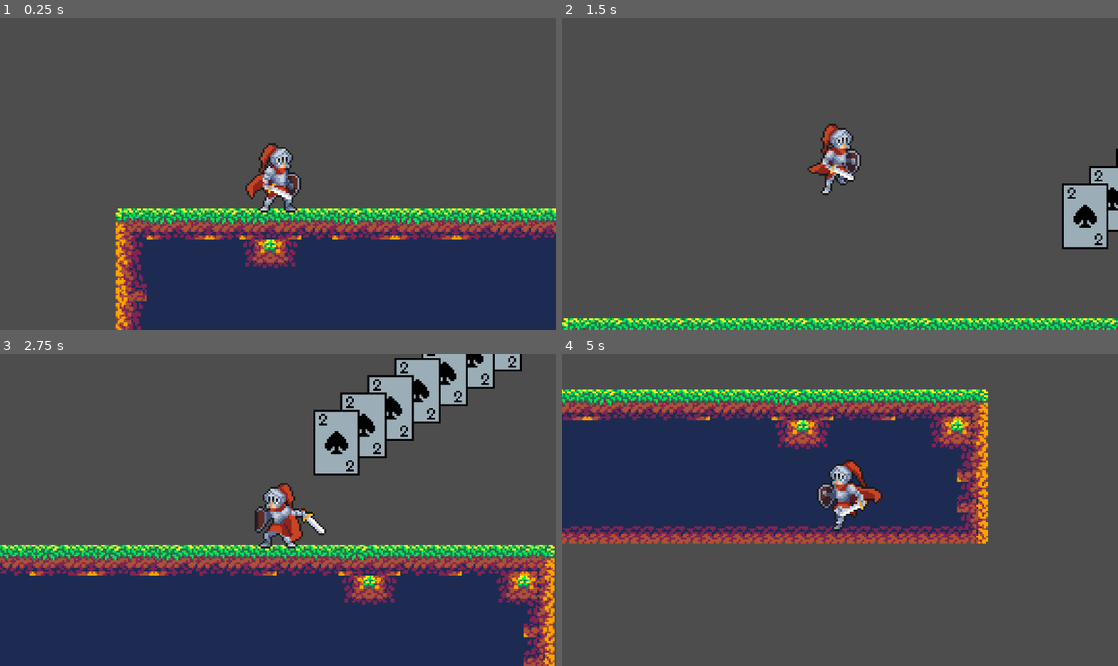
Above: before the commit, frames 1-4 (two rows, left to right).
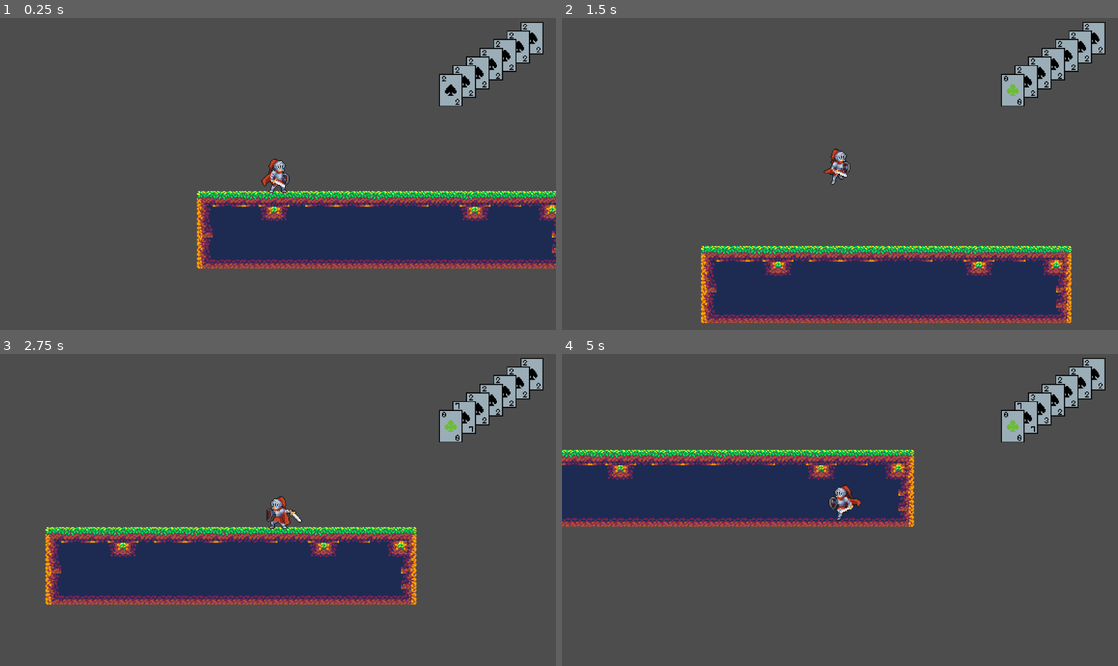
Above: after the commit, the same moments.

Repository: kli007/Bluff-All-In
Game: Godot game, scene res://main.tscn
The game is run twice, just before and just after one commit, with the same random seed, the same clock (stepped at 60 frames per second) and the same inputs.
Inputs:
- Up to frame 1 (0.25 s): no input
- Up to frame 2 (1.5 s): hold D (Move_Right) from 0.53 s (still down); tap , (Attack) at 0.6, 1.35 s; tap Space (Move_Jump) at 0.77 s
- Up to frame 3 (2.75 s): tap Space (Move_Jump) at 1.52 s; release D (Move_Right) at 2.03 s; hold A (Move_Left) from 2.03 s (still down); tap , (Attack) at 2.1 s
- Up to frame 4 (5 s): release A (Move_Left) at 2.78 s; hold D (Move_Right) 2.78-4.28 s; tap , (Attack) at 2.85, 3.6, 4.35 s; tap Space (Move_Jump) at 3.02, 3.77, 4.52 s; hold A (Move_Left) from 4.28 s (still down)

The runs differ from the first frame. In frame 1, 33% of the frame differs, in the area x 20-100%, y 1-100%; in frame 2, 24%; in frame 3, 47%, in the area x 0-100%, y 0-100%; in frame 4, 30%.

Commit message:
updating pend card sprites
the sprites in pending cards section can now change to reflect their proper rank and suits

Diff:
--- /dev/null
+++ b/Cards/cardData.gd
@@ -0,0 +1,22 @@
+extends Node
+
+const suits = [
+	'Spades',
+	'Diamonds',
+	'Hearts',
+	'Clubs']
+
+const ranks = [
+	'2',
+	'3',
+	'4',
+	'5',
+	'6',
+	'7',
+	'8',
+	'9',
+	'10',
+	'J',
+	'Q',
+	'K',
+	'A']
--- a/Cards/card_manager.gd
+++ b/Cards/card_manager.gd
@@ -6,11 +6,8 @@
 
 # Called when the node enters the scene tree for the first time.
 func _ready() -> void:
-	var suits = ['Spade', 'Diamond', 'Club', 'Heart']
-	var ranks = ['2', '3', '4', '5', '6', '7', '8', '9', '10', 'J', 'Q', 'K', 'A']
-
-	for suit in suits:
-		for rank in ranks:
+	for suit in CardData.suits:
+		for rank in CardData.ranks:
 			var newName = suit + rank
 			cardList[newName] = card.new()
 			cardList[newName].setData(suit, rank)
--- a/Cards/pend_cards.gd
+++ b/Cards/pend_cards.gd
@@ -1,14 +1,19 @@
 extends Node2D
 var pendDict = {'Card1': null,'Card2': null, 'Card3': null,
 	'Card4': null, 'Card5': null, 'Card6': null, 'Card7': null}
+
+@onready var nodeArray = {'Card1': $Card1,'Card2': $Card2, 'Card3': $Card3,
+	'Card4': $Card4, 'Card5': $Card5, 'Card6': $Card6, 'Card7': $Card7}
+
+
 
 func setCards(newCard):
 	for card in pendDict:
 		if pendDict[card] == null:
 			pendDict[card] = newCard
-			print(pendDict[card].suit)
-			print(pendDict[card].rank)
+			changeCardSprite(nodeArray[card], pendDict[card])
 			break
+
 
 
 func moveUpCards() -> void:
@@ -19,5 +24,9 @@
 	for card in pendDict:
 		if pendDict[card] == null:
 			hasSpace = true
+	return hasSpace
 
-	return hasSpace
+func changeCardSprite(cardNode, newCard):
+	cardNode.get_node("Suit").frame = CardData.suits.find(newCard.suit)
+	cardNode.get_node("RankTopLeft").frame = CardData.ranks.find(newCard.rank)
+	cardNode.get_node("RankBotRight").frame = CardData.ranks.find(newCard.rank)
--- a/main.tscn
+++ b/main.tscn
@@ -18,7 +18,19 @@
 remote_path = NodePath("../../Camera2D")
 
 [node name="Camera2D" type="Camera2D" parent="." unique_id=919362061]
+visible = false
 position = Vector2(99, 16)
 
-[node name="PendCards" parent="." unique_id=1641465469 instance=ExtResource("3_h2yge")]
-position = Vector2(310, -32)
+[node name="HUD" type="CanvasLayer" parent="." unique_id=1448757649]
+
+[node name="Control" type="Control" parent="HUD" unique_id=1218590380]
+layout_mode = 3
+anchors_preset = 1
+anchor_left = 1.0
+anchor_right = 1.0
+offset_left = -367.0
+offset_bottom = 195.0
+grow_horizontal = 0
+
+[node name="PendCards" parent="HUD/Control" unique_id=1641465469 instance=ExtResource("3_h2yge")]
+position = Vector2(282, 41)
--- a/player.gd
+++ b/player.gd
@@ -5,7 +5,7 @@
 
 @onready var animNode = $AnimationPlayer
 @onready var cardNode = $CardManager
-@onready var pendNode = get_node('/root/Main/PendCards')
+@onready var pendNode = get_node('/root/Main/HUD/Control/PendCards')
 var attack = false
 var direction
 
--- a/project.godot
+++ b/project.godot
@@ -15,11 +15,15 @@
 config/features=PackedStringArray("4.7", "Forward Plus")
 config/icon="res://icon.svg"
 
+[autoload]
+
+CardData="*uid://bqmatq3lctehv"
+
 [display]
 
 window/stretch/mode="canvas_items"
 window/stretch/aspect="expand"
-window/stretch/scale=4.0
+window/stretch/scale=2.0
 
 [input]
 
Not shown, added: Cards/cardData.gd.uid
Not shown, added: Cards/PendCards.tscn6669705193.tmp
Not shown, added: Cards/PendCards.tscn6725737940.tmp
Not shown, added: Cards/PendCards.tscn6797022285.tmp
Not shown, added: Cards/PendCards.tscn6815276807.tmp
Not shown, added: Cards/PendCards.tscn6938415925.tmp
Not shown, added: Cards/PendCards.tscn6956324725.tmp
